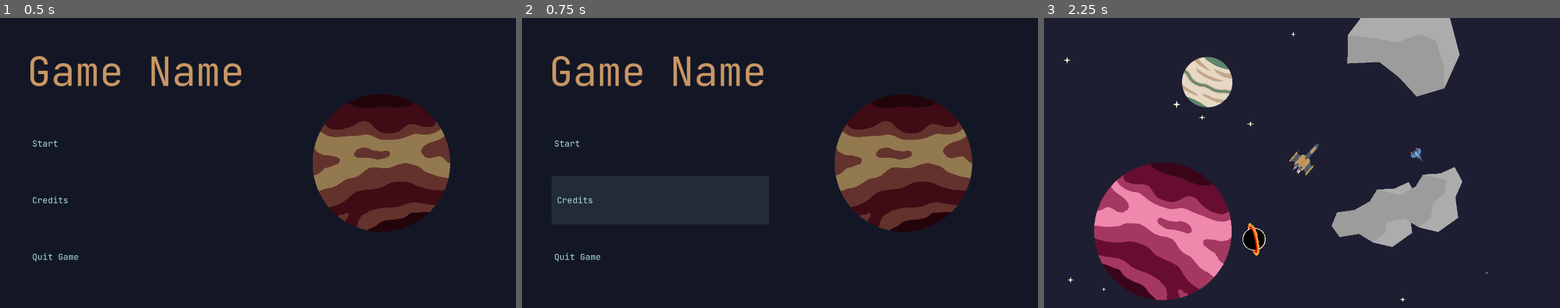
Above: before the commit, frames 1-3 (left to right).
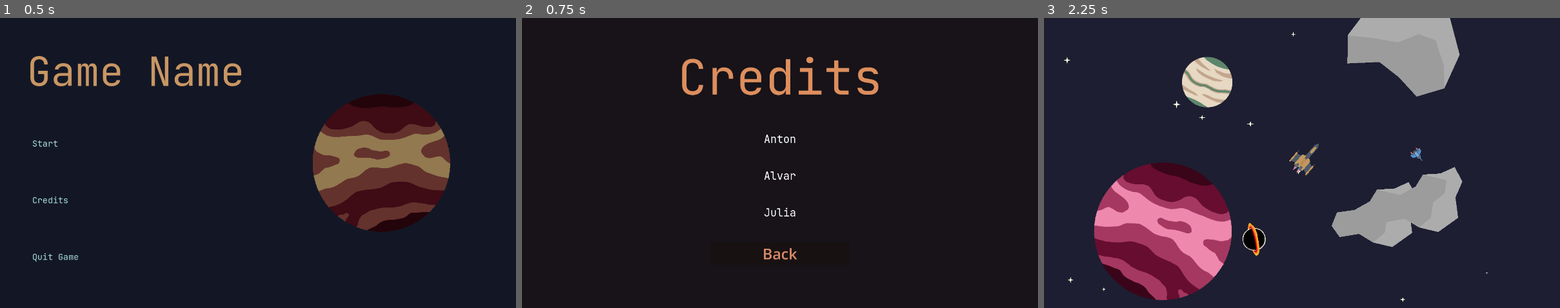
Above: after the commit, the same moments.

Repository: antax02/Ludum-Dare-58
Game: Godot game, scene res://scenes/ui/main_menu.tscn
Two runs of this game, one before a commit and one after it. Both use one fixed random seed, a clock stepped at 60 frames per second and the inputs below.
Inputs (mouse positions are in pixels of both pictures, inside the frame that each line leads up to):
- Up to frame 1 (0.5 s): no input
- Up to frame 2 (0.75 s): click "Credits" at 0.5 s
- Up to frame 3 (2.25 s): click (1302, 252) at 1.25 s, where only the run after the commit has a clickable "Back"; click "Start" at 2 s

Frame 1 is identical in both runs. In frame 2, 19% of the frame differs, in the area x 5-88%, y 13-84%; in frame 3, nothing differs.

Commit message:
Add credits and death screens with navigation
Introduces new UI scenes for credits and death screens, along with their respective scripts to handle navigation. Updates the main menu script to enable transitioning to the credits screen when selected.

Diff:
--- /dev/null
+++ b/scenes/ui/credits.tscn
@@ -0,0 +1,90 @@
+[gd_scene load_steps=3 format=3 uid="uid://hdrxntv4m2bt"]
+
+[ext_resource type="Script" uid="uid://u87e1cc2j0uf" path="res://scripts/credits.gd" id="1_jkvjv"]
+[ext_resource type="FontFile" uid="uid://ciwv1nxsex0wx" path="res://assets/fonts/JetBrainsMono-Regular.ttf" id="2_pqmjv"]
+
+[node name="Control" type="Control"]
+layout_mode = 3
+anchors_preset = 15
+anchor_right = 1.0
+anchor_bottom = 1.0
+grow_horizontal = 2
+grow_vertical = 2
+
+[node name="credits" type="PanelContainer" parent="."]
+self_modulate = Color(0.73665017, 0.4896226, 0.36392662, 1)
+layout_mode = 1
+anchors_preset = 15
+anchor_right = 1.0
+anchor_bottom = 1.0
+grow_horizontal = 2
+grow_vertical = 2
+script = ExtResource("1_jkvjv")
+
+[node name="margin" type="MarginContainer" parent="credits"]
+layout_mode = 2
+theme_override_constants/margin_left = 100
+theme_override_constants/margin_top = 100
+theme_override_constants/margin_right = 100
+theme_override_constants/margin_bottom = 100
+
+[node name="container" type="VBoxContainer" parent="credits/margin"]
+layout_mode = 2
+theme_override_constants/separation = 84
+
+[node name="Credits" type="Label" parent="credits/margin/container"]
+modulate = Color(0.86808217, 0.5562146, 0.36622795, 1)
+layout_mode = 2
+theme_override_fonts/font = ExtResource("2_pqmjv")
+theme_override_font_sizes/font_size = 181
+text = "Credits"
+horizontal_alignment = 1
+
+[node name="Label2" type="Label" parent="credits/margin/container"]
+layout_mode = 2
+theme_override_constants/line_spacing = 0
+theme_override_constants/shadow_offset_x = 0
+theme_override_constants/shadow_offset_y = 0
+theme_override_constants/outline_size = 0
+theme_override_constants/shadow_outline_size = 0
+theme_override_fonts/font = ExtResource("2_pqmjv")
+theme_override_font_sizes/font_size = 40
+text = "Anton"
+horizontal_alignment = 1
+
+[node name="Label3" type="Label" parent="credits/margin/container"]
+layout_mode = 2
+theme_override_constants/line_spacing = 0
+theme_override_constants/shadow_offset_x = 0
+theme_override_constants/shadow_offset_y = 0
+theme_override_constants/outline_size = 0
+theme_override_constants/shadow_outline_size = 0
+theme_override_fonts/font = ExtResource("2_pqmjv")
+theme_override_font_sizes/font_size = 40
+text = "Alvar"
+horizontal_alignment = 1
+
+[node name="Label4" type="Label" parent="credits/margin/container"]
+layout_mode = 2
+theme_override_constants/line_spacing = 0
+theme_override_constants/shadow_offset_x = 0
+theme_override_constants/shadow_offset_y = 0
+theme_override_constants/outline_size = 0
+theme_override_constants/shadow_outline_size = 0
+theme_override_fonts/font = ExtResource("2_pqmjv")
+theme_override_font_sizes/font_size = 40
+text = "Julia"
+horizontal_alignment = 1
+
+[node name="MarginContainer" type="MarginContainer" parent="credits/margin/container"]
+layout_mode = 2
+theme_override_constants/margin_left = 600
+theme_override_constants/margin_right = 600
+
+[node name="back" type="Button" parent="credits/margin/container/MarginContainer"]
+self_modulate = Color(0.96585315, 0.6163717, 0.4722609, 1)
+layout_mode = 2
+theme_override_font_sizes/font_size = 56
+text = "Back"
+
+[connection signal="pressed" from="credits/margin/container/MarginContainer/back" to="credits" method="_on_back_pressed"]
--- /dev/null
+++ b/scenes/ui/death.tscn
@@ -0,0 +1,77 @@
+[gd_scene load_steps=3 format=3 uid="uid://b1jmqixrhgh6r"]
+
+[ext_resource type="Script" uid="uid://lmrn143q65tk" path="res://scripts/death_screen.gd" id="1_yiw81"]
+[ext_resource type="FontFile" uid="uid://ciwv1nxsex0wx" path="res://assets/fonts/JetBrainsMono-Regular.ttf" id="2_hwssb"]
+
+[node name="Death" type="Control"]
+layout_mode = 3
+anchors_preset = 15
+anchor_right = 1.0
+anchor_bottom = 1.0
+grow_horizontal = 2
+grow_vertical = 2
+
+[node name="death_screen" type="PanelContainer" parent="."]
+self_modulate = Color(0, 0, 0, 0.50980395)
+layout_mode = 1
+anchors_preset = 14
+anchor_top = 0.5
+anchor_right = 1.0
+anchor_bottom = 0.5
+offset_left = 449.0
+offset_top = -279.0
+offset_right = -449.0
+offset_bottom = 287.0
+grow_horizontal = 2
+grow_vertical = 2
+script = ExtResource("1_yiw81")
+
+[node name="MarginContainer" type="MarginContainer" parent="death_screen"]
+layout_mode = 2
+theme_override_constants/margin_left = 50
+theme_override_constants/margin_top = 50
+theme_override_constants/margin_right = 50
+theme_override_constants/margin_bottom = 50
+
+[node name="VBoxContainer" type="VBoxContainer" parent="death_screen/MarginContainer"]
+layout_mode = 2
+
+[node name="death_message" type="Label" parent="death_screen/MarginContainer/VBoxContainer"]
+modulate = Color(0.83282197, 0.08275195, 0.17040646, 1)
+layout_mode = 2
+theme_override_fonts/font = ExtResource("2_hwssb")
+theme_override_font_sizes/font_size = 66
+text = "You died! :-("
+horizontal_alignment = 1
+
+[node name="MarginContainer" type="MarginContainer" parent="death_screen/MarginContainer/VBoxContainer"]
+layout_mode = 2
+size_flags_vertical = 3
+theme_override_constants/margin_left = 50
+theme_override_constants/margin_top = 50
+theme_override_constants/margin_right = 50
+theme_override_constants/margin_bottom = 50
+
+[node name="buttons" type="VBoxContainer" parent="death_screen/MarginContainer/VBoxContainer/MarginContainer"]
+layout_mode = 2
+theme_override_constants/separation = 44
+
+[node name="retry" type="Button" parent="death_screen/MarginContainer/VBoxContainer/MarginContainer/buttons"]
+self_modulate = Color(0.99137706, 0, 0.19838691, 1)
+layout_mode = 2
+size_flags_vertical = 3
+theme_override_fonts/font = ExtResource("2_hwssb")
+theme_override_font_sizes/font_size = 25
+text = "Retry"
+
+[node name="main_menu" type="Button" parent="death_screen/MarginContainer/VBoxContainer/MarginContainer/buttons"]
+self_modulate = Color(0.99137706, 0, 0.19838691, 1)
+layout_mode = 2
+size_flags_vertical = 3
+theme_override_fonts/font = ExtResource("2_hwssb")
+theme_override_font_sizes/font_size = 25
+text = "Main Menu
+"
+
+[connection signal="pressed" from="death_screen/MarginContainer/VBoxContainer/MarginContainer/buttons/retry" to="death_screen" method="_on_retry_pressed"]
+[connection signal="pressed" from="death_screen/MarginContainer/VBoxContainer/MarginContainer/buttons/main_menu" to="death_screen" method="_on_main_menu_pressed"]
--- /dev/null
+++ b/scripts/credits.gd
@@ -0,0 +1,5 @@
+extends PanelContainer
+
+
+func _on_back_pressed() -> void:
+	get_tree().change_scene_to_file("res://scenes/ui/main_menu.tscn")
--- /dev/null
+++ b/scripts/death_screen.gd
@@ -0,0 +1,10 @@
+extends PanelContainer
+
+const WORLD = preload("res://scenes/world.tscn")
+const MAIN_MENU = preload("res://scenes/ui/main_menu.tscn")
+
+func _on_retry_pressed() -> void:
+	get_tree().change_scene_to_packed(WORLD)
+
+func _on_main_menu_pressed() -> void:
+	get_tree().change_scene_to_packed(MAIN_MENU)
--- a/scripts/menu.gd
+++ b/scripts/menu.gd
@@ -55,7 +55,8 @@
 
 
 func _on_credits_pressed() -> void:
-	pass # Replace with function body.
+	get_tree().change_scene_to_file("res://scenes/ui/credits.tscn")
+
 
 
 func _on_quit_pressed() -> void:
Not shown, added: scripts/credits.gd.uid
Not shown, added: scripts/death_screen.gd.uid
